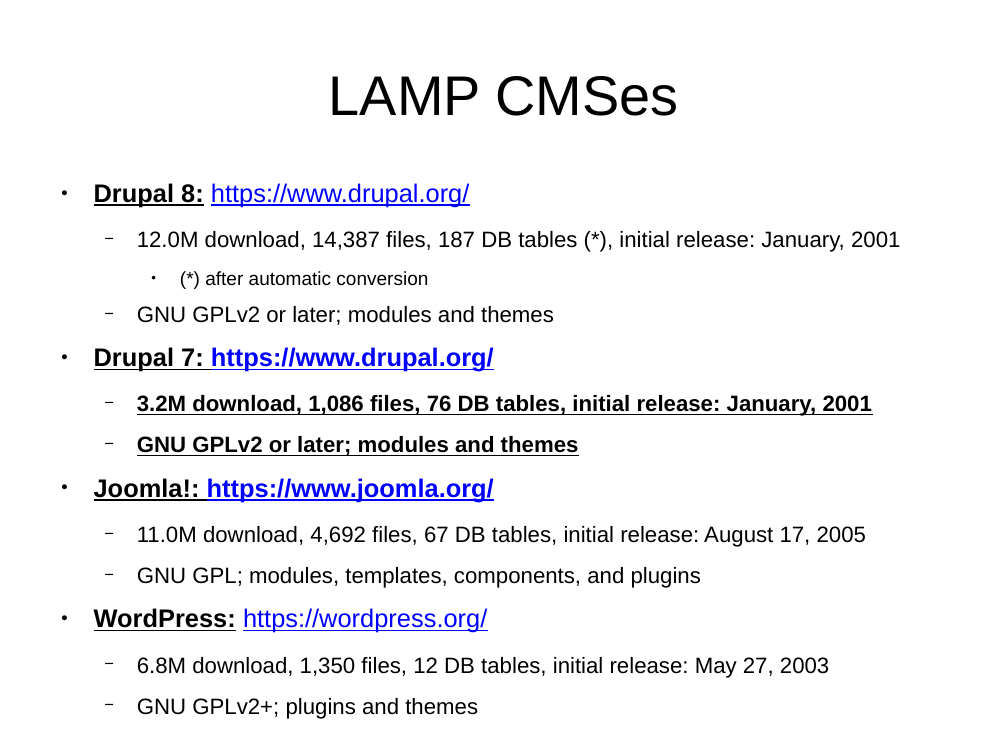
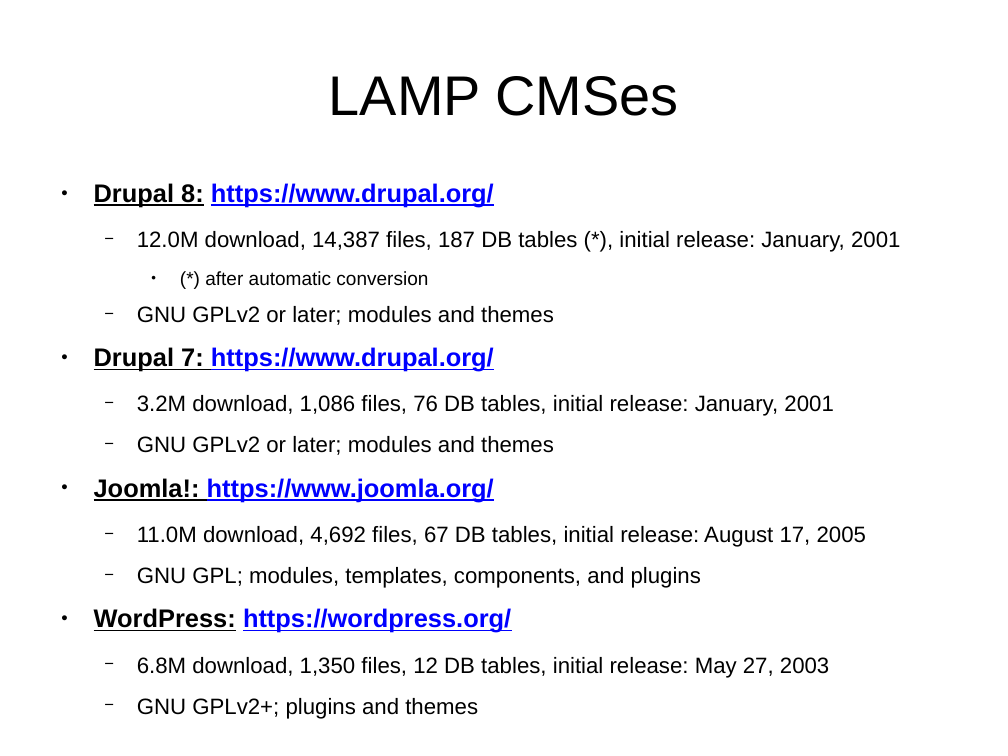
Before and after one commit to tomwhartung/jmws_accoutrements, a slide deck: slide 13 of presentations/2016_07-Drupal/9-slides.odp. Drawn at 1008x756 pixels with LibreOffice and Linux fonts; fonts in the diff are those of the drawing. Boxes give left, top, right and bottom in pixels: in the first picture for what was removed or moved away, otherwise in the second. Text is boxed around its words. In the diff, an @@ line names an element or a change of style, - is before the commit and + after.

```diff
--- a/presentations/2016_07-Drupal/9-slides.odp
+++ b/presentations/2016_07-Drupal/9-slides.odp
@@ text at box(94, 183, 833, 633): bold on in "https://www.drupal.org/", "https://wordpress.org/"; bold off, underline off in "3.2M download, 1,086 files, 76 DB tables, ...", "GNU GPLv2 or later; modules and themes" @@
```
Also in this commit, not shown: 5 other slides changed.
